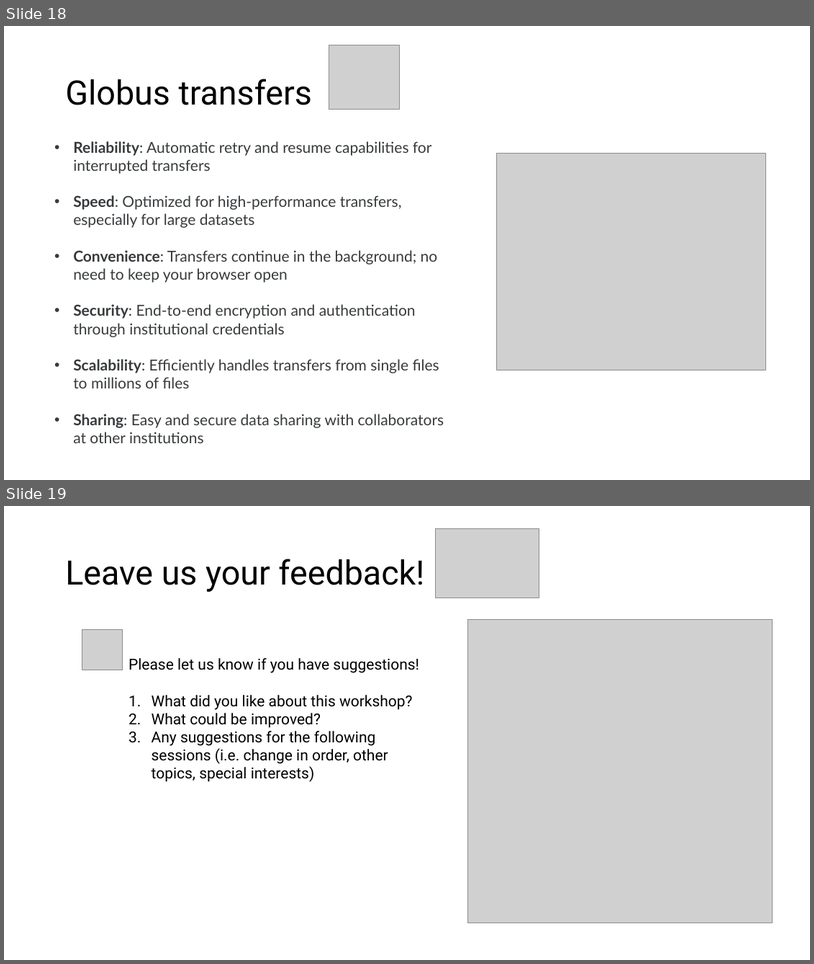
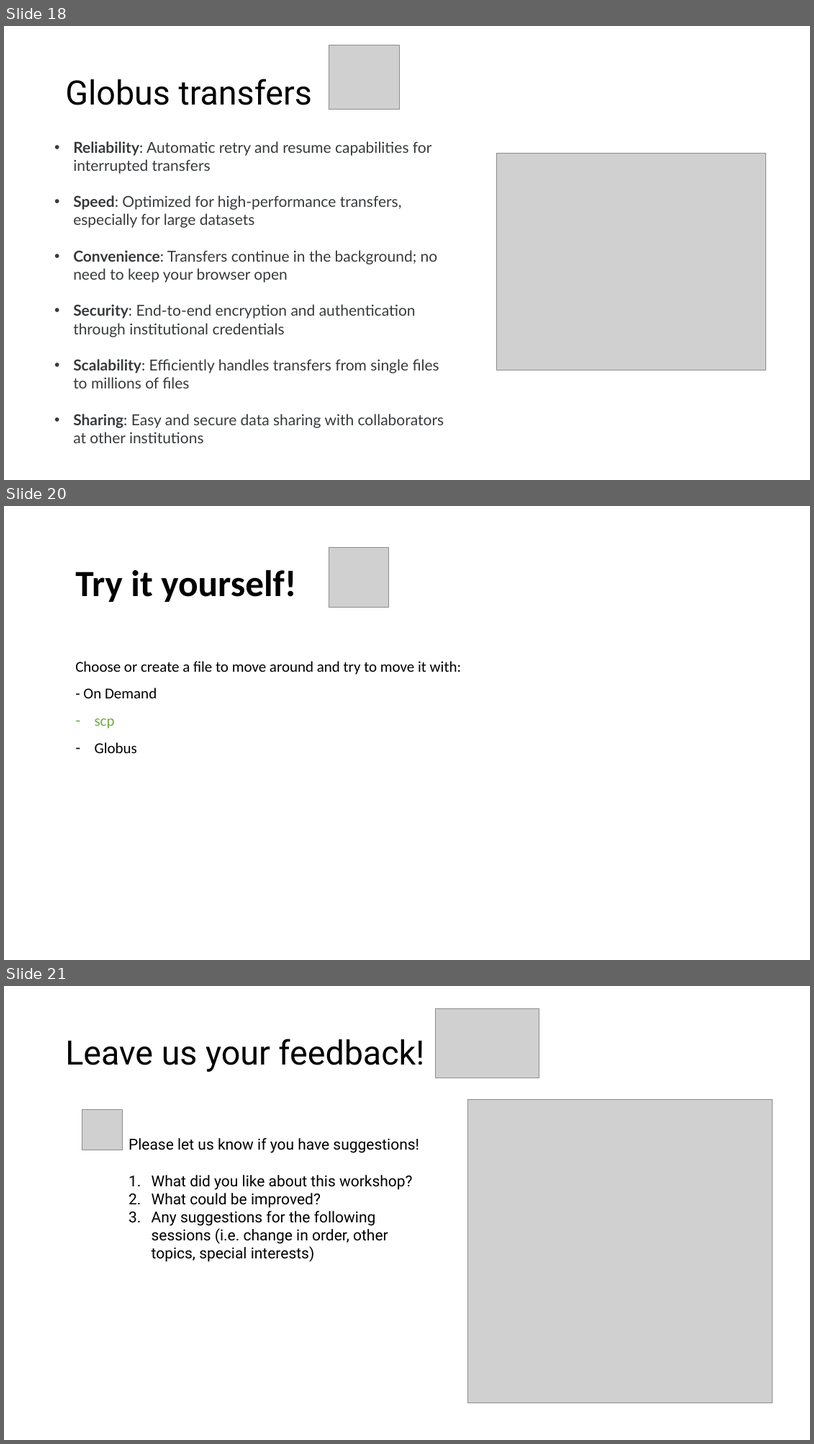
Before and after one commit to hurwitzlab/brc_hazel_training, a slide deck: slides/brc_hazel_week_d4.pptx. Shown one above the other, each under a label of ours: slides 18 and 19 before the commit, slides 18, 20 and 21 after it; the slides between them are not shown. The pictures are 814x964 and 814x1444 pixels, drawn with LibreOffice and Linux fonts; fonts in the diff are those of the drawing; grey boxes stand for pictures. Boxes give left, top, right and bottom in pixels: in the first picture for what was removed or moved away, otherwise in the second. Text is boxed around its words. In the diff, an @@ line names an element or a change of style, - is before the commit and + after.

```diff
--- a/slides/brc_hazel_week_d4.pptx
+++ b/slides/brc_hazel_week_d4.pptx
@@ slide 20 added at (x1=4, y1=506, x2=810, y2=960), background #FFFFFF @@
@@ picture added at (x1=329, y1=548, x2=389, y2=608) @@
@@ text added at (x1=75, y1=570, x2=296, y2=602), 44 pt, text #000000, bold @@
+Try it yourself!
@@ text added at (x1=75, y1=661, x2=461, y2=753), 18 pt, text #000000 @@
+Choose or create a file to move around and try to move it with:
+- On Demand
+– scp
+– Globus
@@ what was slide 19 is now slide 21 @@
```
Also in this commit, not shown: 2 slides changed, 1 other slide added, 2 other files.
